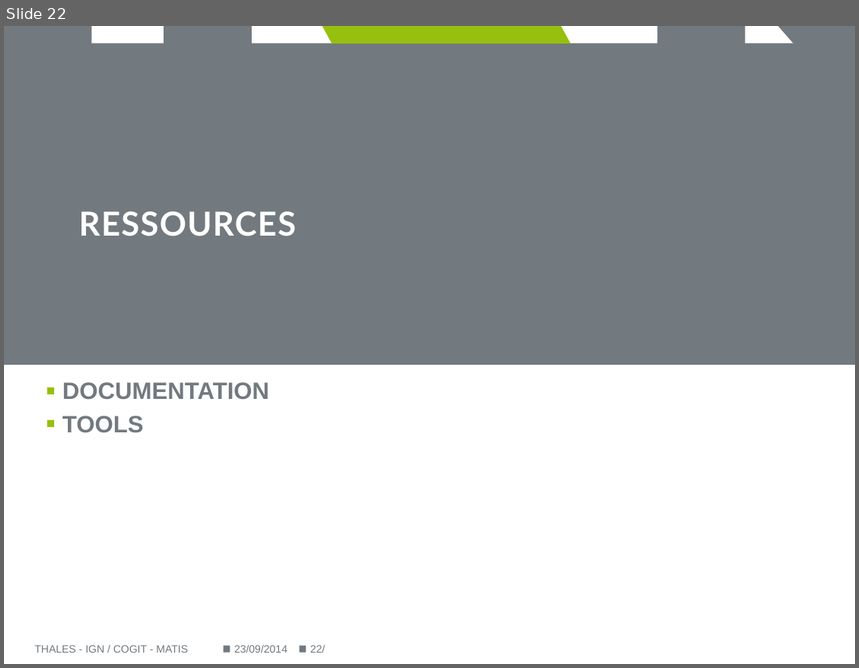
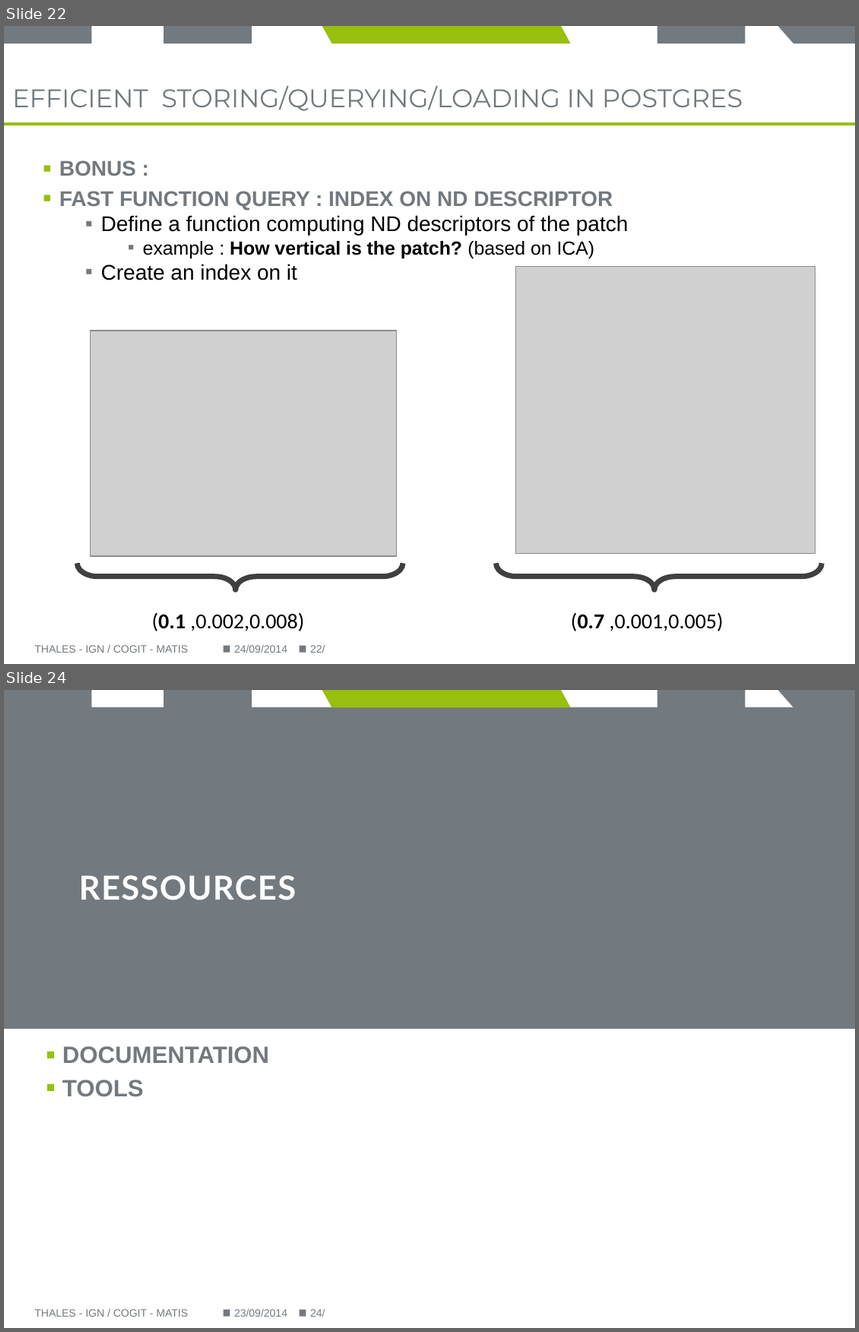
Before and after one commit to Remi-C/Postgres_Day_2014_10_RemiC, a slide deck: presentation/presentation_RCura.pptx. Shown one above the other, each under a label of ours: slide 22 before the commit, slides 22 and 24 after it; the slides between them are not shown. The pictures are 859x668 and 859x1332 pixels, drawn with LibreOffice and Linux fonts; fonts in the diff are those of the drawing; grey boxes stand for pictures; background and template pictures are left out. Boxes give left, top, right and bottom in pixels: in the first picture for what was removed or moved away, otherwise in the second. Text is boxed around its words. In the diff, an @@ line names an element or a change of style, - is before the commit and + after.

```diff
--- a/presentation/presentation_RCura.pptx
+++ b/presentation/presentation_RCura.pptx
@@ slide 22 added at box(4, 26, 855, 664), background #FFFFFF; not listed: 7 template elements that a slide beside it also shows @@
@@ title added at box(12, 86, 743, 111), 21.6 pt, text #72797F @@
+EFFICIENT STORING/QUERYING/LOADING IN POSTGRES
@@ line added from (4, 124) to (855, 124), #97BF0D 2.25 pt @@
@@ text added at box(59, 161, 628, 281), 18 pt, text #000000 @@
+▪ BONUS :
+▪ FAST FUNCTION QUERY : INDEX ON ND DESCRIPTOR
+  ▪ Define a function computing ND descriptors of the patch
+    ▪ example : How vertical is the patch? (based on ICA)
+  ▪ Create an index on it
@@ picture added at box(516, 267, 816, 555) @@
@@ picture added at box(91, 331, 396, 556) @@
@@ right brace added at box(77, 564, 403, 591), outline #404040 4.5 pt @@
@@ right brace added at box(496, 564, 822, 591), outline #404040 4.5 pt @@
@@ text added at box(152, 613, 304, 632), 18 pt, text #000000 @@
+(0.1 ,0.002,0.008)
@@ text added at box(571, 613, 724, 632), 18 pt, text #000000 @@
+(0.7 ,0.001,0.005)
@@ text added at box(34, 645, 188, 653), 9 pt, text #72797F @@
+THALES - IGN / COGIT - MATIS
@@ text added at box(234, 645, 287, 653), 9 pt, text #72797F @@
+24/09/2014
@@ page number added at box(310, 645, 325, 653), 9 pt, text #72797F @@
+22/
@@ what was slide 22 is now slide 24 @@
@@ page number at box(310, 1309, 325, 1317): text changed @@
-22/
+24/
```
Also in this commit, not shown: 8 slides changed, 1 other slide added.
